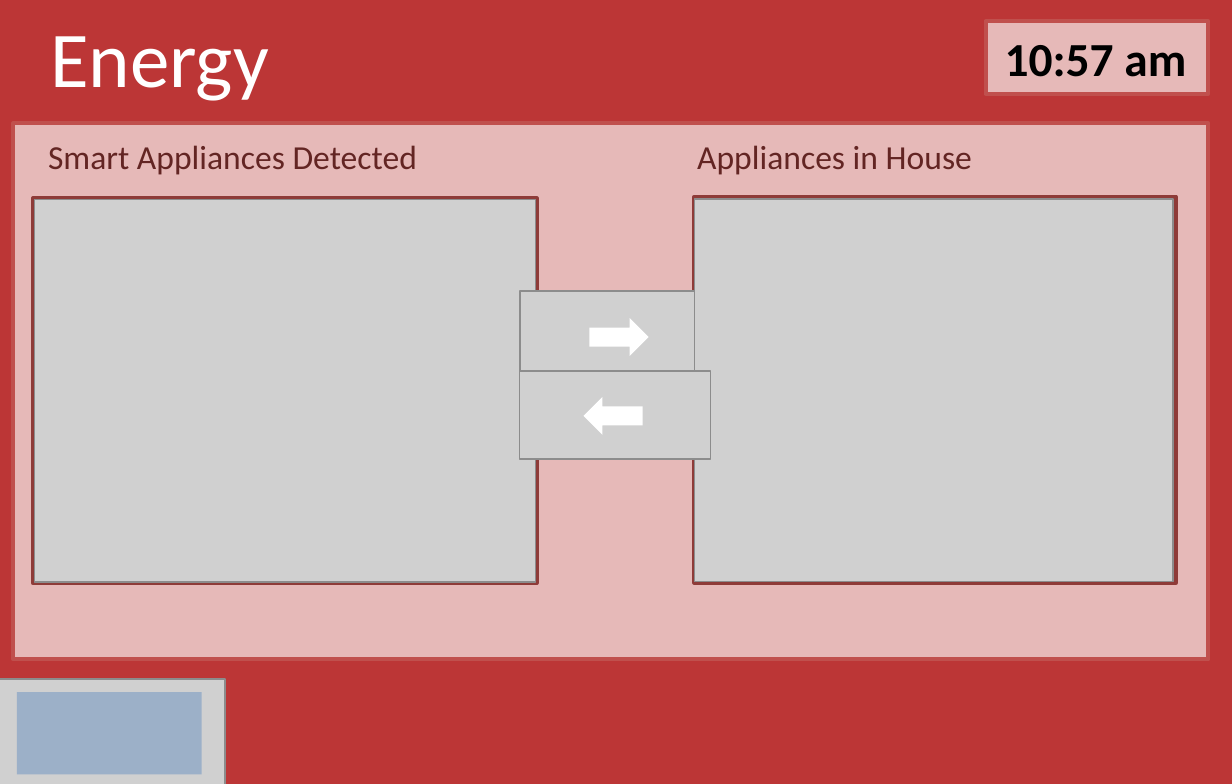
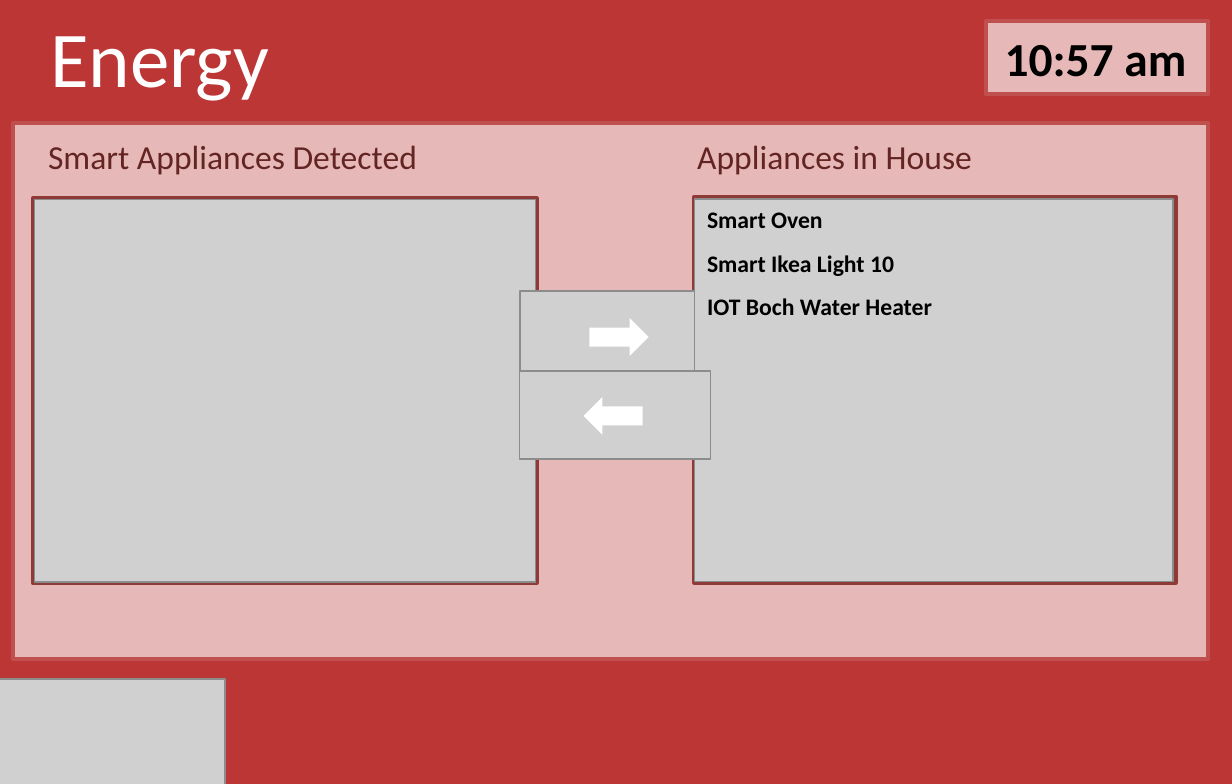
Before and after one commit to Gordo851/Design, a slide deck: slide 12 of story_board_buttonAction2.pptx (slide 7 before the commit). Drawn at 1232x784 pixels with LibreOffice and Linux fonts; fonts in the diff are those of the drawing; grey boxes stand for pictures. Boxes give left, top, right and bottom in pixels: in the first picture for what was removed or moved away, otherwise in the second. Text is boxed around its words. In the diff, an @@ line names an element or a change of style, - is before the commit and + after.

```diff
--- a/story_board_buttonAction2.pptx
+++ b/story_board_buttonAction2.pptx
@@ table added at <box>693,199,1192,532</box>, 7 rows, 1 columns @@
+Smart Oven
+Smart Ikea Light 10
+IOT Boch Water Heater
+
+
+
+
@@ action button blank removed at <box>17,693,202,775</box> @@
```
Also in this commit, not shown: 12 other slides changed, 11 slides added.
